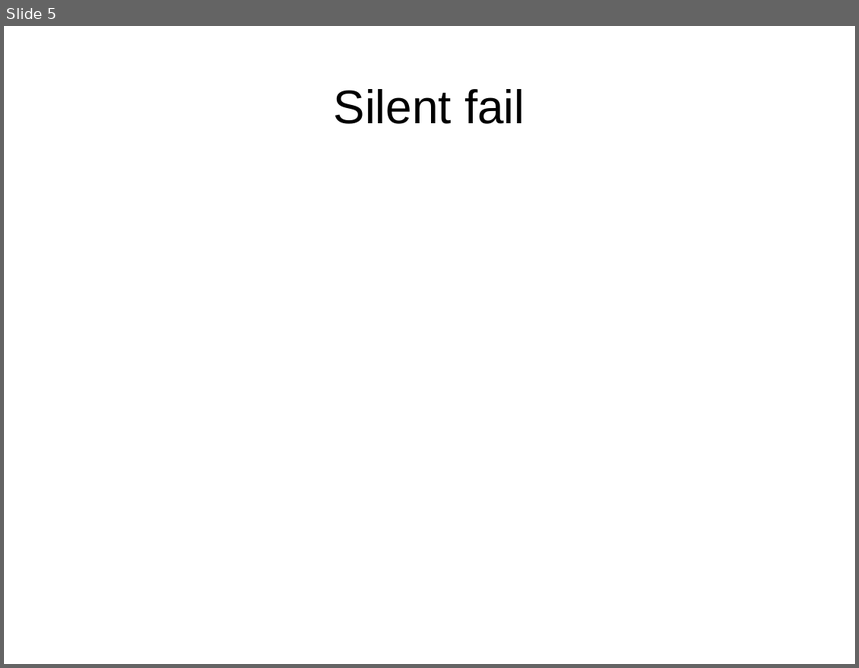
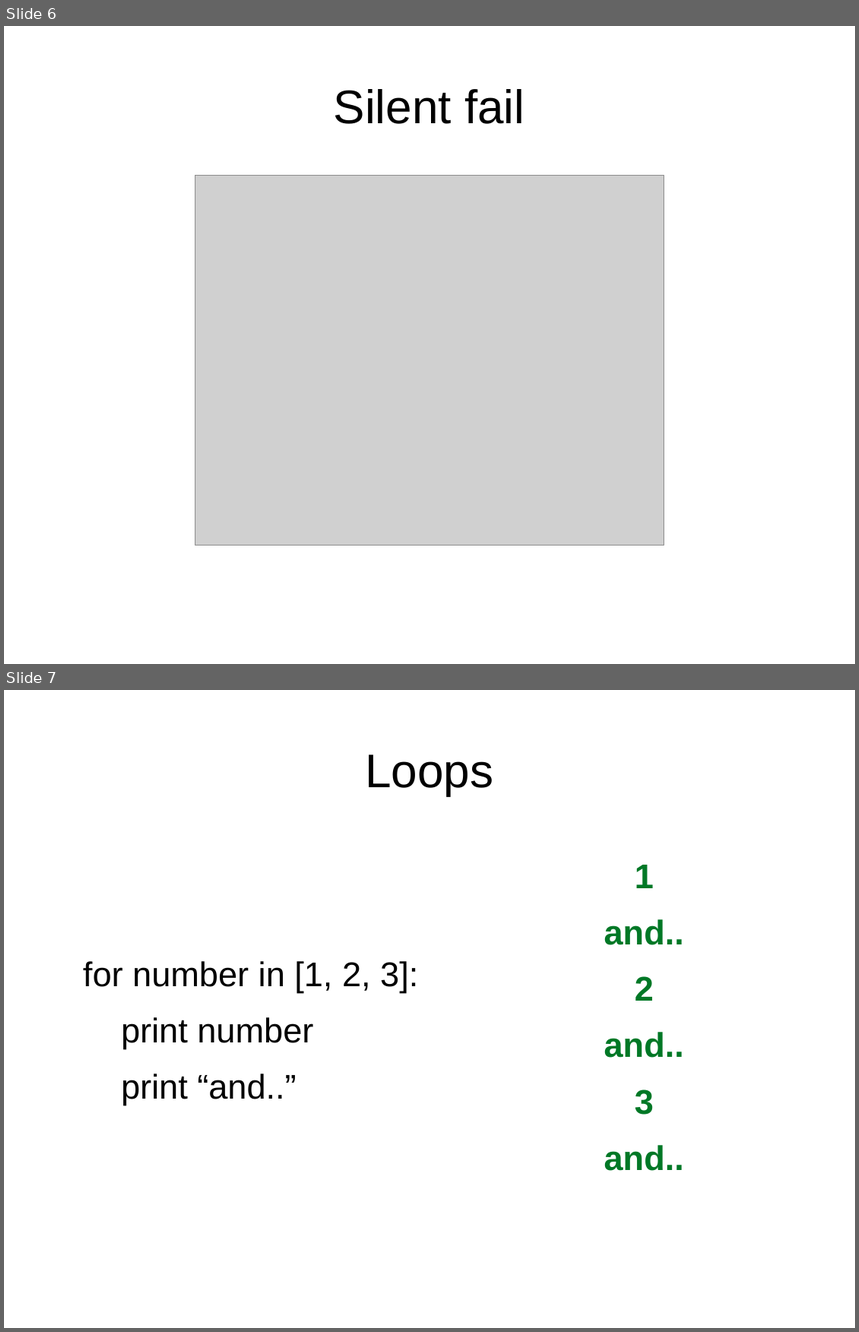
Before and after one commit to josh-mcq/code-eval, a slide deck: Toastmasters.odp. Shown one above the other, each under a label of ours: slide 5 before the commit, slides 6 and 7 after it. The pictures are 859x668 and 859x1332 pixels, drawn with LibreOffice and Linux fonts; fonts in the diff are those of the drawing; grey boxes stand for pictures. Boxes give left, top, right and bottom in pixels: in the first picture for what was removed or moved away, otherwise in the second. Text is boxed around its words. In the diff, an @@ line names an element or a change of style, - is before the commit and + after.

```diff
--- a/Toastmasters.odp
+++ b/Toastmasters.odp
@@ slide 7 added at (4,690,855,1328), background #FFFFFF @@
@@ title added at (365,755,493,796), 44 pt, text #000000 @@
+Loops
@@ text added at (604,865,684,1171), 32 pt, text #007826, bold @@
+1
+and..
+2
+and..
+3
+and..
@@ text added at (83,961,418,1106), 32 pt, text #000000 @@
+for number in [1, 2, 3]:
+print number
+print “and..”
@@ what was slide 5 is now slide 6 @@
@@ slide 6 changed as well @@
@@ picture added at (196,175,664,545) @@
```
Also in this commit, not shown: 5 other slides changed, 7 other slides added, 6 slides removed.
